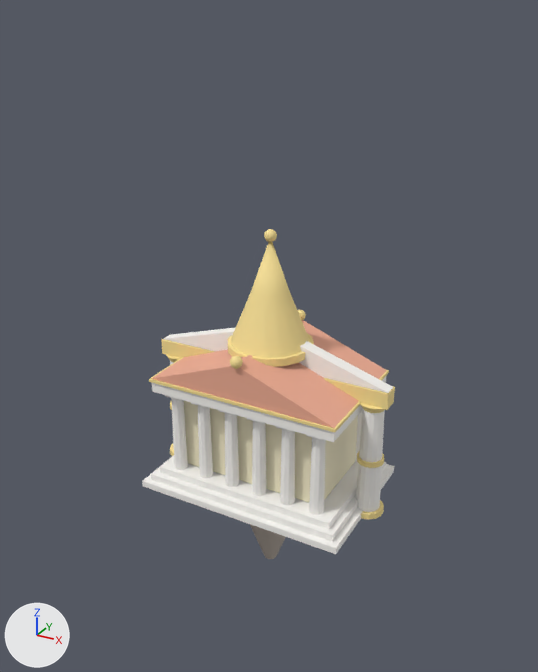
Two versions of the glTF model public/assets/props.glb, one commit apart.
Rendered twice from a 50 mm lens placed at (18.9, -34.4, 27.0), pointed at (-0.6, 0.9, 9.3). Arrows for +X, +Y and +Z are at lower left; the lights stay in place. The first picture is the older version.

Before the edit, the objects in view are built like this:
```python
me_gate = bpy.data.meshes.new('gate')
me_gate.from_pydata(...)  # 396 vertices, 700 faces; spans x -7.45..7.45, y -0.95..0.95, z 0.0..11.12
# faces by material slot: [112, 500, 48, 40]
me_gate.materials.append(mat_marble)  # white #faf8f4
me_gate.materials.append(mat_gold)  # yellow #f9e296
me_gate.materials.append(mat_win)  # blue #84b0f1, glowing blue #8cbbff
me_gate.materials.append(mat_crest)  # red #e97974
me_temple = bpy.data.meshes.new('temple')
me_temple.from_pydata(...)  # 562 vertices, 992 faces; spans x -6.5..6.5, y -4.5..4.5, z 0.0..10.05
# faces by material slot: [624, 12, 348, 8]
me_temple.materials.append(mat_marble)  # white #faf8f4
me_temple.materials.append(mat_cream)  # beige #fbf2d0
me_temple.materials.append(mat_gold)  # yellow #f9e296
me_temple.materials.append(mat_roof)  # beige #eeac93
me_tower = bpy.data.meshes.new('tower')
me_tower.from_pydata(...)  # 313 vertices, 602 faces; spans x -2.6..2.6, y -2.5..2.6, z -6.0..16.0
# faces by material slot: [32, 60, 438, 72]
me_tower.materials.append(mat_rock)  # grey #b8ada2
me_tower.materials.append(mat_cream)  # beige #fbf2d0
me_tower.materials.append(mat_gold)  # yellow #f9e296
me_tower.materials.append(mat_win)  # blue #84b0f1, glowing blue #8cbbff
ob_gate = bpy.data.objects.new('gate', me_gate)
ob_gate.location = (0.0, 0.0, 0.0)
ob_temple = bpy.data.objects.new('temple', me_temple)
ob_temple.location = (0.0, 0.0, 0.0)
ob_tower = bpy.data.objects.new('tower', me_tower)
ob_tower.location = (0.0, 0.0, 0.0)
```
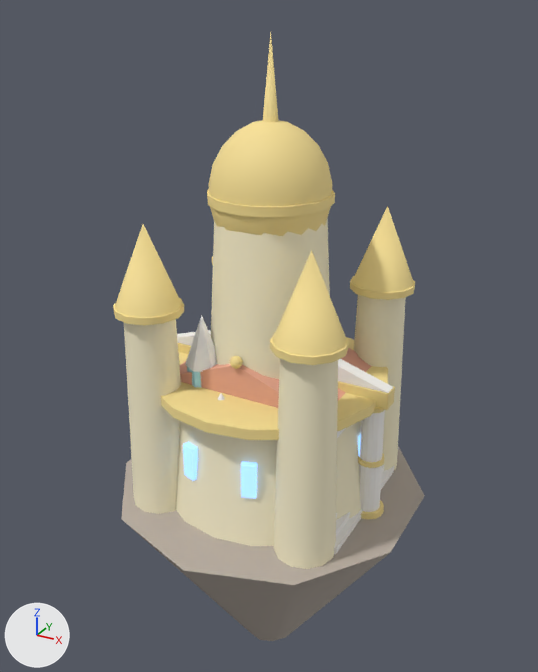
Not visible in the pictures: 'ruin'.

Pixel boxes (x1, y1, x2, y2) of what changed, in the pictures (538 x 672 px):
'palace', added: after (113, 32, 425, 641)
    faces in mat_cream (beige #fbf2d0): (124, 218, 406, 569)
    faces in mat_gold (yellow #f9e296): (113, 32, 415, 440)
    faces in mat_rock (grey #b8ada2): (121, 446, 425, 641)
    faces in mat_win (blue #84b0f1, glowing blue #8cbbff): (183, 434, 361, 499)
'icecastle', added: after (185, 315, 225, 400)
    faces in mat_white (white #ffffff): (185, 315, 225, 400)
    faces in mat_crystal (cyan #baf2ff): (187, 367, 201, 387)
'temple', unchanged, covered by the edit: before (142, 310, 394, 554); after (180, 348, 394, 554)
'tower', unchanged, covered by the edit: before (227, 229, 314, 559)

The change, as a list of edits to the scene's bpy script:
```text
Add me_ruin:
    me_ruin.from_pydata(...)  # 858 vertices, 1676 faces; spans x -4.35..4.35, y -2.58..2.57, z 0.0..9.19
    # faces by material slot: [1308, 368]
    me_ruin.materials.append(mat_stone)  # light grey #c4bfb7
    me_ruin.materials.append(mat_gem)  # pink #f17d93
Add me_icecastle:
    me_icecastle.from_pydata(...)  # 225 vertices, 358 faces; spans x -5.6..5.6, y -5.6..5.7, z -2.2..16.2
    # faces by material slot: [248, 110]
    me_icecastle.materials.append(mat_crystal)  # cyan #baf2ff
    me_icecastle.materials.append(mat_white)  # white #ffffff
Add me_palace:
    me_palace.from_pydata(...)  # 671 vertices, 1226 faces; spans x -9.0..9.0, y -9.5..9.5, z -12.0..26.0
    # faces by material slot: [36, 304, 766, 120]
    me_palace.materials.append(mat_rock)  # grey #b8ada2
    me_palace.materials.append(mat_cream)  # beige #fbf2d0
    me_palace.materials.append(mat_gold)  # yellow #f9e296
    me_palace.materials.append(mat_win)  # blue #84b0f1, glowing blue #8cbbff
Add ob_ruin:
    ob_ruin = bpy.data.objects.new('ruin', me_ruin)
    ob_ruin.location = (0.0, 0.0, 0.0)
Add ob_icecastle:
    ob_icecastle = bpy.data.objects.new('icecastle', me_icecastle)
    ob_icecastle.location = (0.0, 0.0, 0.0)
Add ob_palace:
    ob_palace = bpy.data.objects.new('palace', me_palace)
    ob_palace.location = (0.0, 0.0, 0.0)
```
